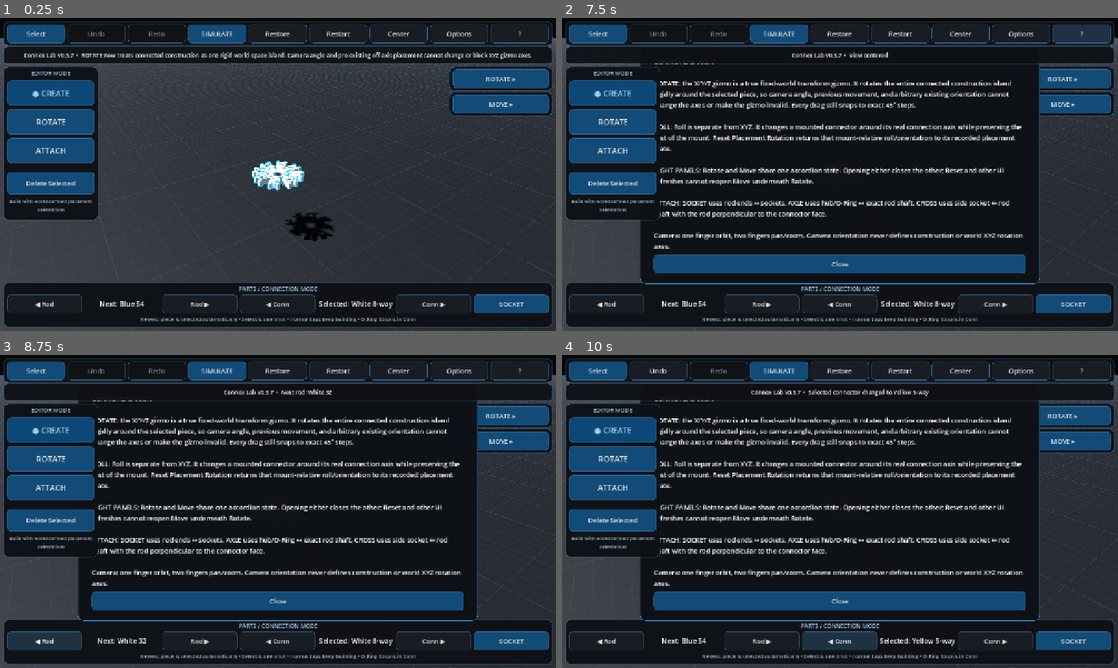
Above: before the commit, frames 1-4 (two rows, left to right).
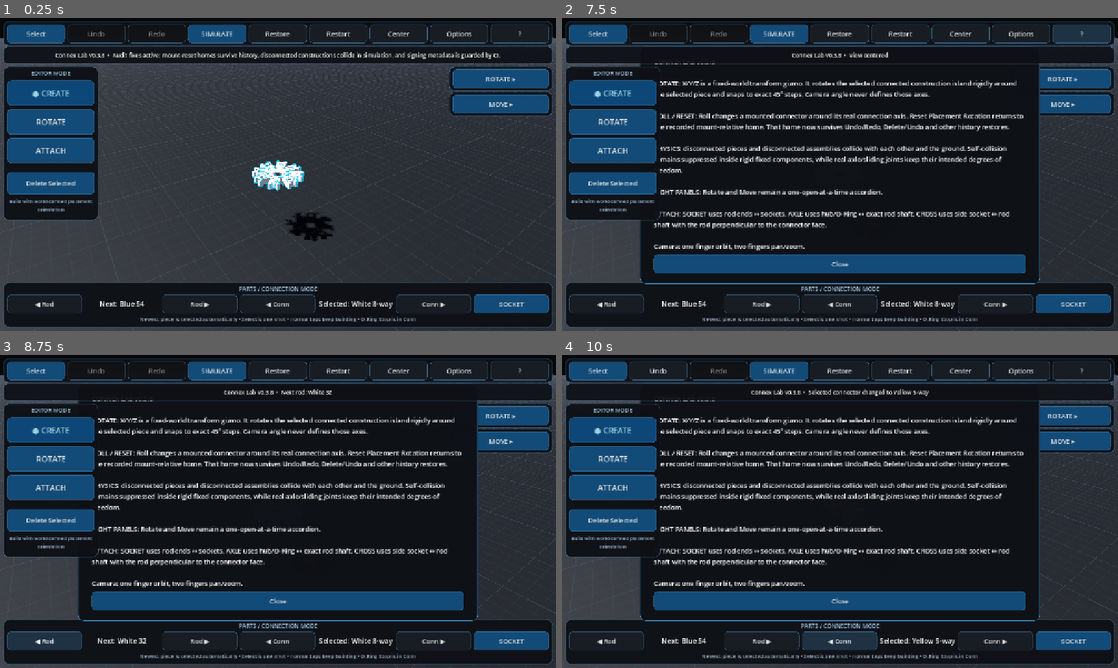
Above: after the commit, the same moments.

Repository: pixel375/connex
Game: Godot game, scene res://Main.tscn
The game is run twice, just before and just after one commit, with the same random seed, the same clock (stepped at 60 frames per second) and the same inputs.
Inputs:
- Up to frame 1 (0.25 s): no input
- Up to frame 2 (7.5 s): click "Restart" at 0.5 s; click "Restart" at 1.25 s; click "Restart" at 2 s; click "Select" at 2.75 s; click "SELECT…" at 3.5 s; click "SIMULATE" at 4.25 s; click "BUILD" at 5 s; click "Restore" at 5.75 s; click "Center" at 6.5 s; click "?" at 7.25 s
- Up to frame 3 (8.75 s): click "◀ Rod" at 8 s
- Up to frame 4 (10 s): click "Rod ▶" at 8.75 s; click "◀ Conn" at 9.5 s

The runs differ from the first frame. In frame 1, 1.0% of the frame differs, in the area x 4-96%, y 10-14%; in frame 2, 9.4%; in frame 3, 9.4%, in the area x 16-83%, y 11-75%; in frame 4, 9.4%.

Commit message:
Activate v0.3.8 audit corrections

Diff:
--- a/Main.tscn
+++ b/Main.tscn
@@ -1,6 +1,6 @@
 [gd_scene load_steps=2 format=3]
 
-[ext_resource type="Script" path="res://scripts/main_v037.gd" id="1_main"]
+[ext_resource type="Script" path="res://scripts/main_v038.gd" id="1_main"]
 
 [node name="Main" type="Node3D"]
 script = ExtResource("1_main")
